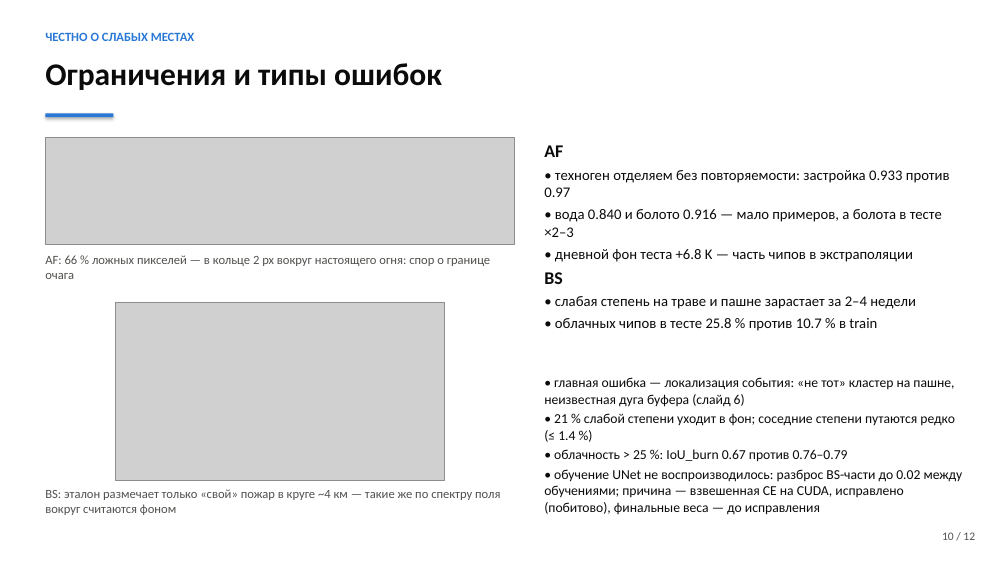
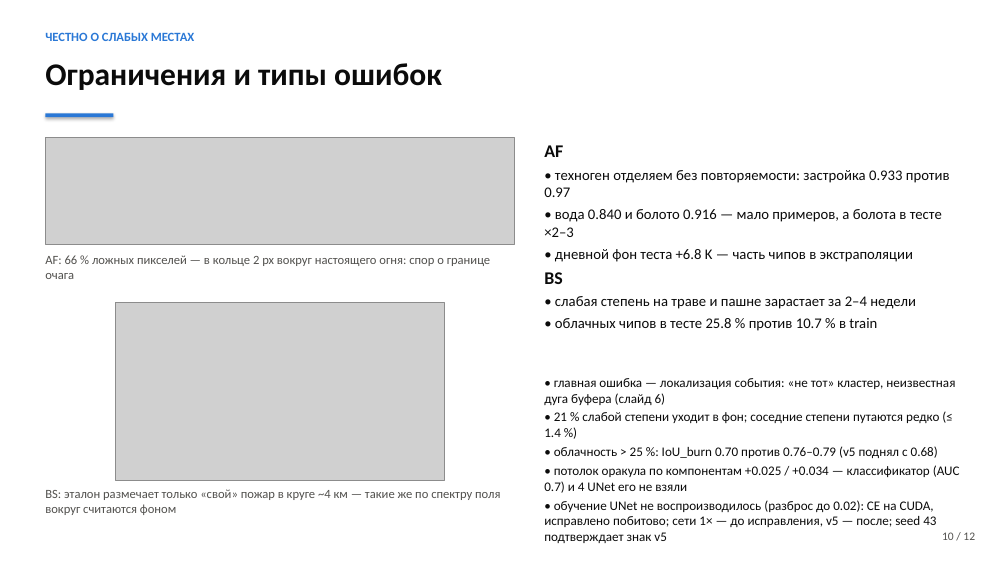
Before and after one commit to shttrkk/kosmowinsamarkand, a slide deck: slide 10 of presentation/deck.pptx. Drawn at 1008x567 pixels with LibreOffice and Linux fonts; fonts in the diff are those of the drawing; grey boxes stand for pictures. Boxes give left, top, right and bottom in pixels: in the first picture for what was removed or moved away, otherwise in the second. Text is boxed around its words. In the diff, an @@ line names an element or a change of style, - is before the commit and + after.

```diff
--- a/presentation/deck.pptx
+++ b/presentation/deck.pptx
@@ text at [544, 378, 955, 405]: text changed; size 13 to 12.5 pt @@
-• главная ошибка — локализация события: «не тот» кластер на пашне, неизвестная дуга буфера (слайд 6)
+• главная ошибка — локализация события: «не тот» кластер, неизвестная дуга буфера (слайд 6)
@@ text at [544, 412, 939, 437]: size 13 to 12.5 pt in "• 21 % слабой степени уходит в ..." @@
@@ text at [544, 446, 960, 543]: text changed; size 13 to 12.5 pt @@
-• облачность > 25 %: IoU_burn 0.67 против 0.76–0.79
-• обучение UNet не воспроизводилось: разброс BS-части до 0.02 между обучениями; причина — взвешенная CE на CUDA, исправлено (побитово), финальные веса — до исправления
+• облачность > 25 %: IoU_burn 0.70 против 0.76–0.79 (v5 поднял с 0.68)
+• потолок оракула по компонентам +0.025 / +0.034 — классификатор (AUC 0.7) и 4 UNet его не взяли
+• обучение UNet не воспроизводилось (разброс до 0.02): CE на CUDA, исправлено побитово; сети 1× — до исправления, v5 — после; seed 43 подтверждает знак v5
```
Also in this commit, not shown: 7 other slides changed, 29 other files.
